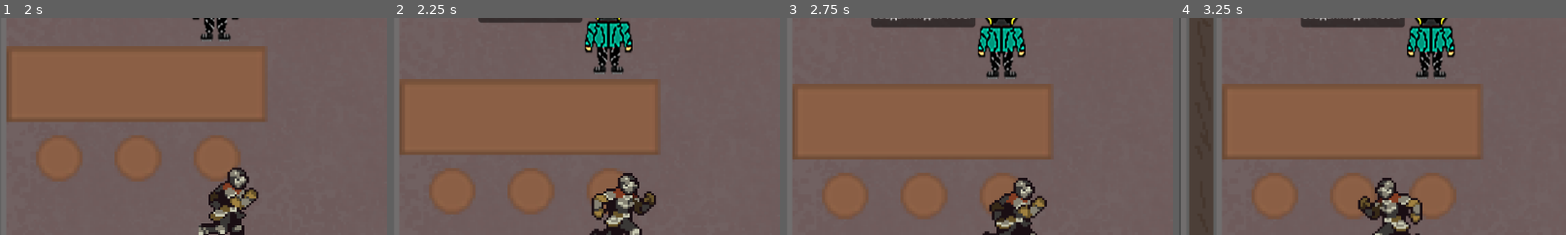
Above: before the commit, frames 1-4 (left to right).
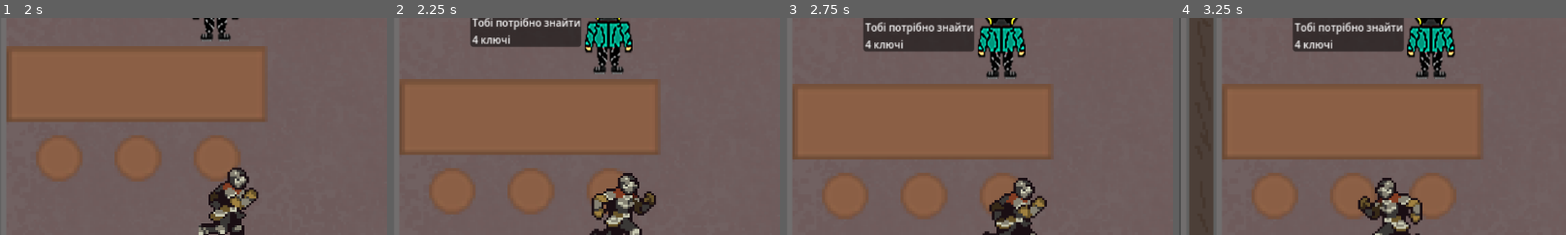
Above: after the commit, the same moments.

Repository: liketaurus/SE-practice-template
Game: Godot game, scene res://Scenes/menu.tscn
Same seed, same stepped clock (60 frames per second), same inputs: the game is played once before the commit and once after it.
Inputs:
- Up to frame 1 (2 s): click "Почати гру" at 0.5 s; hold W from 1.28 s (still down); hold E from 1.28 s (still down)
- Up to frame 2 (2.25 s): keep holding W; release E at 2.03 s; tap Shift at 2.1 s
- Up to frame 3 (2.75 s): keep holding W
- Up to frame 4 (3.25 s): release W at 2.78 s; hold A from 2.78 s (still down); hold E from 2.78 s (still down)
The pictures show only the part of the screen within x 21-71%, y 0-50%; the shares and areas given below are measured in that part.

Frame 1 is identical in both runs. In frame 2, 3.4% of the frame differs, in the area x 20-49%, y 0-14%; in frame 3, 3.5%; in frame 4, 3.6%, in the area x 29-59%, y 0-16%.

Commit message:
NPC

Diff:
--- a/src/Cyberpunk2069/Scenes/NPC.tscn
+++ b/src/Cyberpunk2069/Scenes/NPC.tscn
@@ -30,12 +30,13 @@
 debug_color = Color(0.956863, 0, 0.529412, 0.419608)
 
 [node name="Label" type="Label" parent="dialogue"]
-visible = false
-offset_left = 70.0
-offset_top = 51.0
-offset_right = 173.0
-offset_bottom = 88.0
+offset_left = 62.0
+offset_top = 47.0
+offset_right = 172.0
+offset_bottom = 112.0
 theme_override_font_sizes/font_size = 10
 theme_override_styles/normal = SubResource("StyleBoxFlat_3gvf2")
 text = "Привіт, в мене є
-завдання для тебе!"
+завдання для тебе!
+Тобі потрібно знайти
+4 ключі"
Not shown: 1 places in src/Cyberpunk2069/Scenes/NPC.tscn that only renumber resources
Not shown: 1 places in src/Cyberpunk2069/Scenes/main.tscn that only renumber resources
